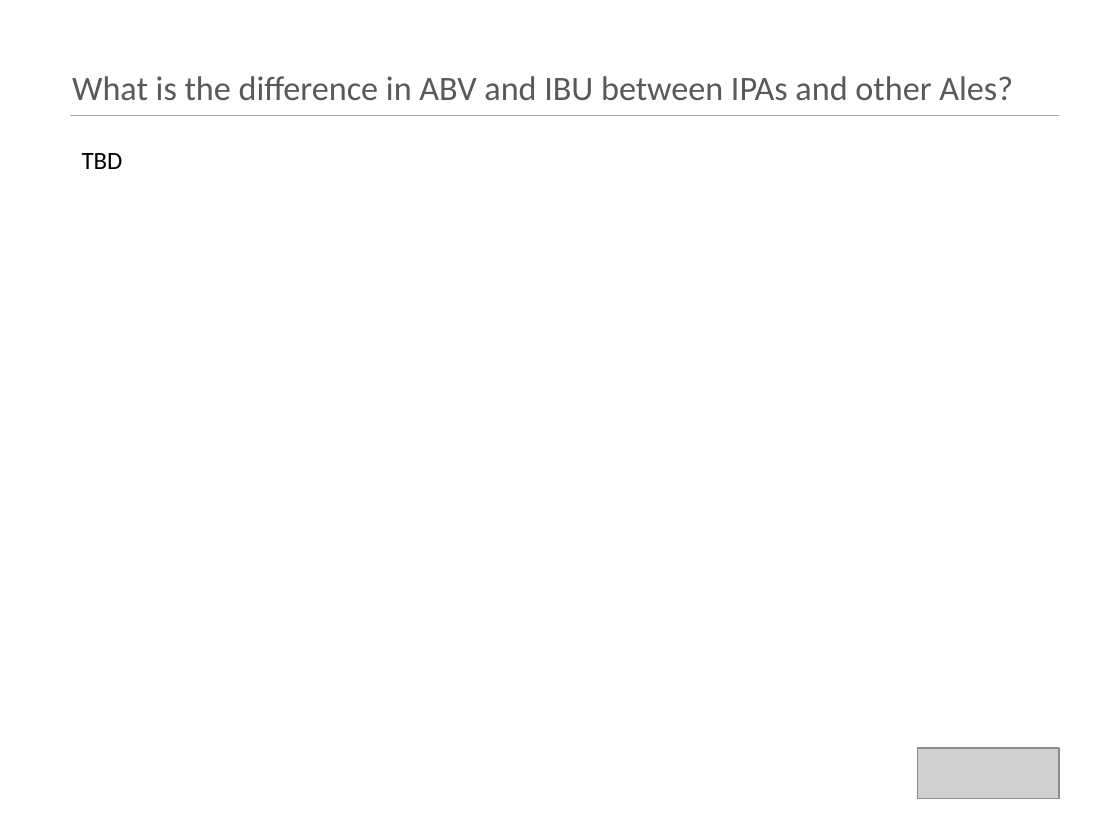
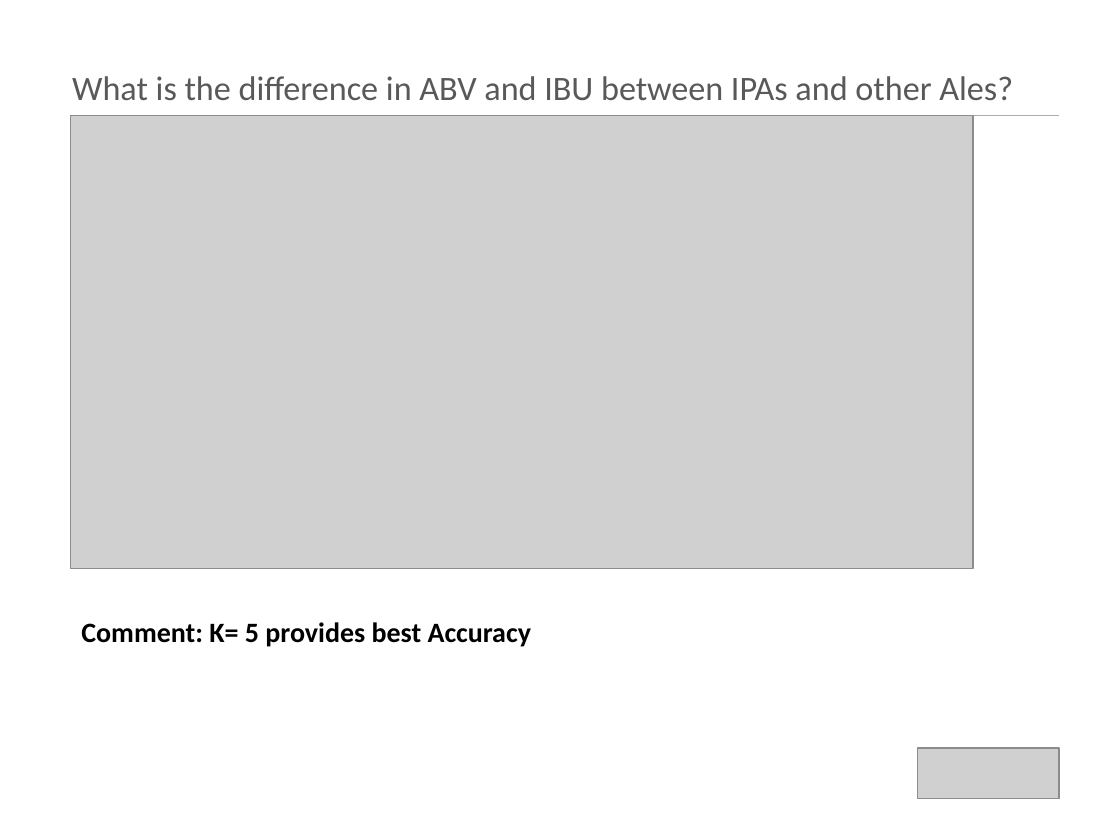
Before and after one commit to kristxh/6306-CaseStudy1-Beer, a slide deck: slide 18 of case_study_1_budweiser.pptx (slide 8 before the commit). Drawn at 1120x840 pixels with LibreOffice and Linux fonts; fonts in the diff are those of the drawing; grey boxes stand for pictures. Boxes give left, top, right and bottom in pixels: in the first picture for what was removed or moved away, otherwise in the second. Text is boxed around its words. In the diff, an @@ line names an element or a change of style, - is before the commit and + after.

```diff
--- a/case_study_1_budweiser.pptx
+++ b/case_study_1_budweiser.pptx
@@ picture added at [71, 115, 973, 568] @@
@@ text removed at [82, 153, 123, 169] @@
-TBD
@@ text added at [81, 622, 531, 647], 18 pt, text #000000, bold @@
+Comment: K= 5 provides best Accuracy
```
Also in this commit, not shown: 5 other slides changed, 13 slides added.
